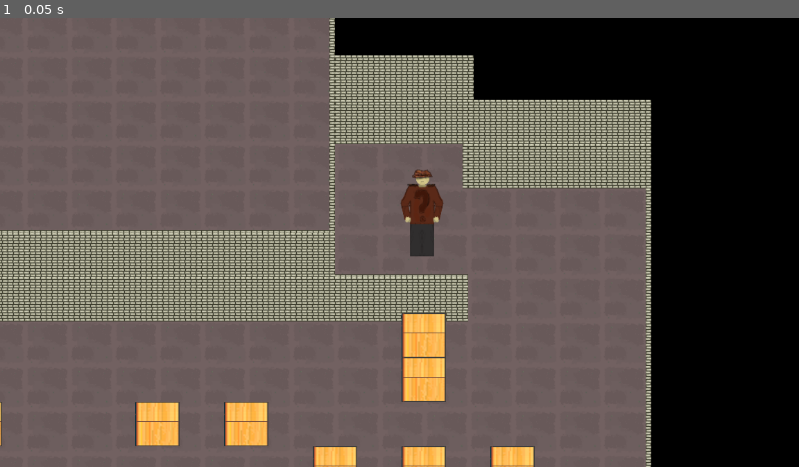
Above: before the commit, frame 1.
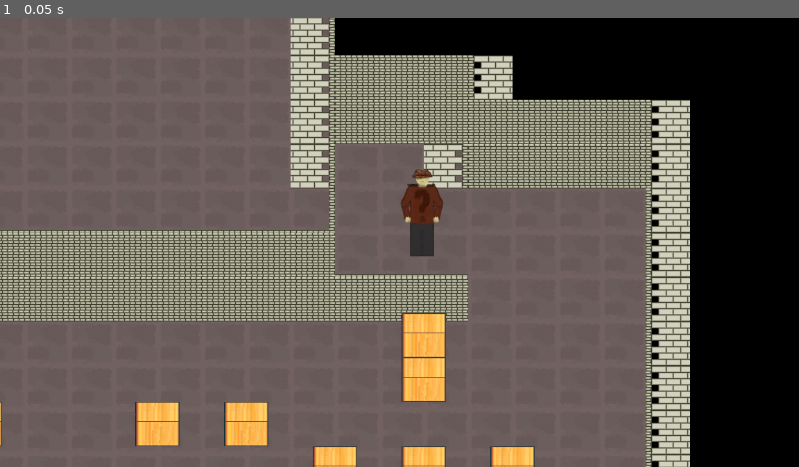
Above: after the commit, the same moment.

Repository: Alexxx180/Desert-Rage-2
Game: Godot game, scene res://assets/scenes/levels/caves/origin.tscn
The game is run twice, just before and just after one commit, with the same random seed, the same clock (stepped at 60 frames per second) and the same inputs.
Inputs:
- Up to frame 1 (0.05 s): no input

The runs differ from the first frame. In frame 1, 6.2% of the frame differs, in the area x 36-87%, y 0-100%.

Commit message:
start work at caves png

Diff:
--- a/assets/scenes/actors/player/ray/hero/detectors/platform/ledge.tscn
+++ b/assets/scenes/actors/player/ray/hero/detectors/platform/ledge.tscn
@@ -1,7 +1,7 @@
 [gd_scene load_steps=5 format=3 uid="uid://b3hev1nf6r4th"]
 
 [ext_resource type="Script" path="res://assets/systems/entities/characters/hero/detectors/platform/ledge.gd" id="1_t2f5o"]
-[ext_resource type="PackedScene" uid="uid://bjaujyu04c1j1" path="res://assets/scenes/actors/player/ray/hero/detectors/platform/ledge/range.tscn" id="2_hf3wb"]
+[ext_resource type="PackedScene" uid="uid://bjaujyu04c1j1" path="res://assets/scenes/actors/player/ray/hero/detectors/platform/ledge/distance.tscn" id="2_hf3wb"]
 [ext_resource type="PackedScene" uid="uid://dvohj2b04eehl" path="res://assets/scenes/actors/player/ray/hero/detectors/platform/ledge/ledges.tscn" id="3_kynlq"]
 
 [sub_resource type="RectangleShape2D" id="RectangleShape2D_xtctl"]
--- a/assets/scenes/actors/player/ray/hero/detectors/platform/ledge/range.tscn
+++ b/assets/scenes/actors/player/ray/hero/detectors/platform/ledge/distance.tscn
@@ -1,9 +1,9 @@
 [gd_scene load_steps=5 format=3 uid="uid://bjaujyu04c1j1"]
 
 [ext_resource type="Script" path="res://assets/systems/entities/characters/hero/detectors/platform/ledge/distance.gd" id="1_73jyu"]
-[ext_resource type="PackedScene" uid="uid://dbc5tc0ftrqsk" path="res://assets/scenes/actors/player/ray/hero/detectors/platform/ledge/range/side.tscn" id="1_dl0bp"]
-[ext_resource type="PackedScene" uid="uid://bvmtaq7067rp1" path="res://assets/scenes/actors/player/ray/hero/detectors/platform/ledge/range/center.tscn" id="2_1lqn5"]
-[ext_resource type="PackedScene" uid="uid://bkebe58hbeadp" path="res://assets/scenes/actors/player/ray/hero/detectors/platform/ledge/range/deployment.tscn" id="4_olihy"]
+[ext_resource type="PackedScene" uid="uid://b278b0q0ly8hf" path="res://assets/scenes/actors/player/ray/hero/detectors/platform/ledge/distance/side.tscn" id="1_dl0bp"]
+[ext_resource type="PackedScene" uid="uid://bvmtaq7067rp1" path="res://assets/scenes/actors/player/ray/hero/detectors/platform/ledge/distance/center.tscn" id="2_1lqn5"]
+[ext_resource type="PackedScene" uid="uid://bkebe58hbeadp" path="res://assets/scenes/actors/player/ray/hero/detectors/platform/ledge/distance/deployment.tscn" id="4_olihy"]
 
 [node name="distance" type="Node2D"]
 script = ExtResource("1_73jyu")
--- /dev/null
+++ b/assets/scenes/actors/player/ray/hero/detectors/platform/ledge/distance/center.tscn
@@ -0,0 +1,13 @@
+[gd_scene load_steps=3 format=3 uid="uid://bvmtaq7067rp1"]
+
+[ext_resource type="Script" path="res://assets/systems/entities/characters/hero/detectors/platform/ledge/distance/center.gd" id="1_vb8vj"]
+[ext_resource type="PackedScene" uid="uid://m8yyhkf7osqx" path="res://assets/scenes/actors/player/ray/hero/detectors/platform/ledge/distance/side/ray.tscn" id="1_xy07s"]
+
+[node name="center" type="Node2D"]
+script = ExtResource("1_vb8vj")
+
+[node name="top" parent="." instance=ExtResource("1_xy07s")]
+target_position = Vector2(0, -128)
+
+[node name="bottom" parent="." instance=ExtResource("1_xy07s")]
+target_position = Vector2(0, 128)
--- /dev/null
+++ b/assets/scenes/actors/player/ray/hero/detectors/platform/ledge/distance/side.tscn
@@ -0,0 +1,16 @@
+[gd_scene load_steps=3 format=3 uid="uid://b278b0q0ly8hf"]
+
+[ext_resource type="PackedScene" uid="uid://m8yyhkf7osqx" path="res://assets/scenes/actors/player/ray/hero/detectors/platform/ledge/distance/side/ray.tscn" id="1_6311x"]
+[ext_resource type="Script" path="res://assets/systems/entities/characters/hero/detectors/platform/ledge/distance/side.gd" id="1_sojk7"]
+
+[node name="side" type="Node2D"]
+script = ExtResource("1_sojk7")
+
+[node name="top" parent="." instance=ExtResource("1_6311x")]
+target_position = Vector2(-128, -128)
+
+[node name="center" parent="." instance=ExtResource("1_6311x")]
+target_position = Vector2(-128, 0)
+
+[node name="bottom" parent="." instance=ExtResource("1_6311x")]
+target_position = Vector2(-128, 128)
--- a/assets/scenes/actors/player/ray/hero/detectors/platform/ledge/range/center.tscn
+++ /dev/null
@@ -1,11 +0,0 @@
-[gd_scene load_steps=2 format=3 uid="uid://bvmtaq7067rp1"]
-
-[ext_resource type="PackedScene" uid="uid://m8yyhkf7osqx" path="res://assets/scenes/actors/player/ray/hero/detectors/platform/ledge/range/side/ray.tscn" id="1_xy07s"]
-
-[node name="center" type="Node2D"]
-
-[node name="top" parent="." instance=ExtResource("1_xy07s")]
-target_position = Vector2(0, -128)
-
-[node name="bottom" parent="." instance=ExtResource("1_xy07s")]
-target_position = Vector2(0, 128)
--- a/assets/scenes/actors/player/ray/hero/detectors/platform/ledge/range/side.tscn
+++ /dev/null
@@ -1,14 +0,0 @@
-[gd_scene load_steps=2 format=3 uid="uid://dbc5tc0ftrqsk"]
-
-[ext_resource type="PackedScene" uid="uid://m8yyhkf7osqx" path="res://assets/scenes/actors/player/ray/hero/detectors/platform/ledge/range/side/ray.tscn" id="1_jvck3"]
-
-[node name="side" type="Node2D"]
-
-[node name="top" parent="." instance=ExtResource("1_jvck3")]
-target_position = Vector2(-128, -128)
-
-[node name="center" parent="." instance=ExtResource("1_jvck3")]
-target_position = Vector2(-128, 0)
-
-[node name="bottom" parent="." instance=ExtResource("1_jvck3")]
-target_position = Vector2(-128, 128)
--- a/assets/systems/entities/characters/hero/detectors/platform/ledge/distance.gd
+++ b/assets/systems/entities/characters/hero/detectors/platform/ledge/distance.gd
@@ -1,15 +1,10 @@
 extends Node2D
-
-const SIDE: Vector3i = Vector3i(-1, 0, 1)
 
 var ray: RayCast2D
 
 @onready var deployment = $deployment
 @onready var rays: Array[Dictionary] = [
-	{ SIDE.x: $center/top, SIDE.z: $center/bottom },
-	{ SIDE.x: $right/top, SIDE.y: $right/center, SIDE.z: $right/bottom },
-	{ SIDE.x: $left/top, SIDE.y: $left/center, SIDE.z: $left/bottom },
-]
+	$center.side, $right.side, $left.side]
 
 func route(hero: CharacterBody2D) -> Vector2:
 	return hero.position + ray.target_position
--- /dev/null
+++ b/assets/systems/entities/characters/hero/detectors/platform/ledge/distance/center.gd
@@ -0,0 +1,4 @@
+extends Node2D
+
+var side: Dictionary:
+	get: return { -1: $top, 1: $bottom }
--- /dev/null
+++ b/assets/systems/entities/characters/hero/detectors/platform/ledge/distance/side.gd
@@ -0,0 +1,4 @@
+extends Node2D
+
+var side: Dictionary:
+	get: return { -1: $top, 0: $center, 1: $bottom }
Binary file added: assets/resources/tiles/caves-backup.png
Not shown, added: assets/resources/tiles/caves-backup.png.import
Binary file changed: assets/resources/tiles/caves.png
Renamed: assets/scenes/actors/player/ray/hero/detectors/platform/ledge/range/deployment.tscn -> assets/scenes/actors/player/ray/hero/detectors/platform/ledge/distance/deployment.tscn
Renamed: assets/scenes/actors/player/ray/hero/detectors/platform/ledge/range/side/ray.tscn -> assets/scenes/actors/player/ray/hero/detectors/platform/ledge/distance/side/ray.tscn
Not shown, added: assets/resources/tiles/caves.xcf
